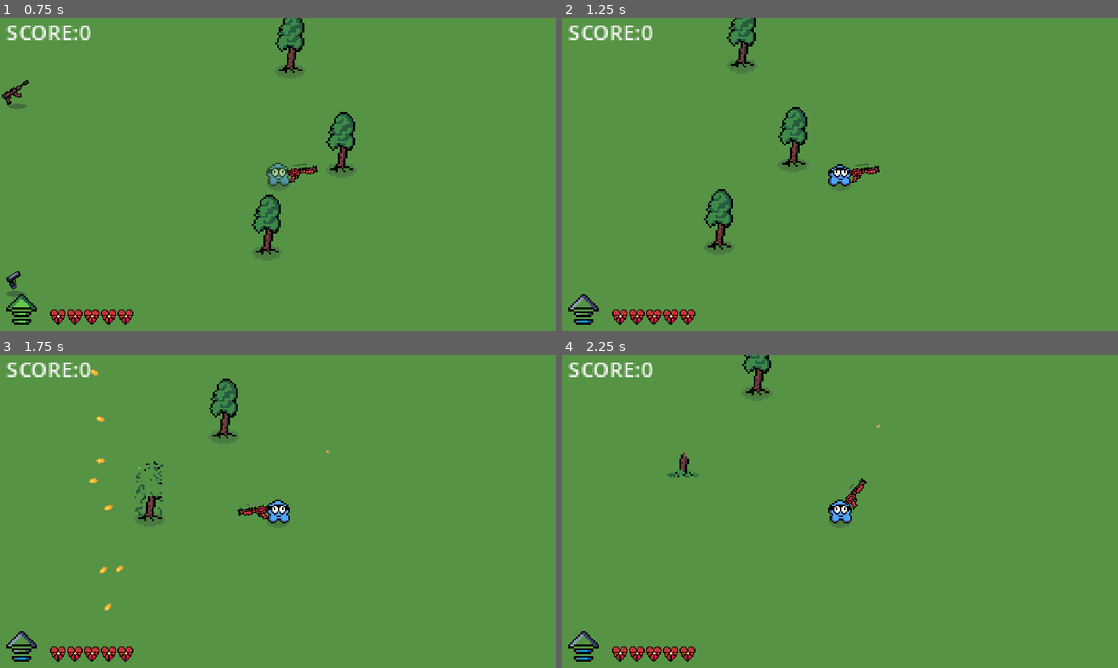
Above: before the commit, frames 1-4 (two rows, left to right).
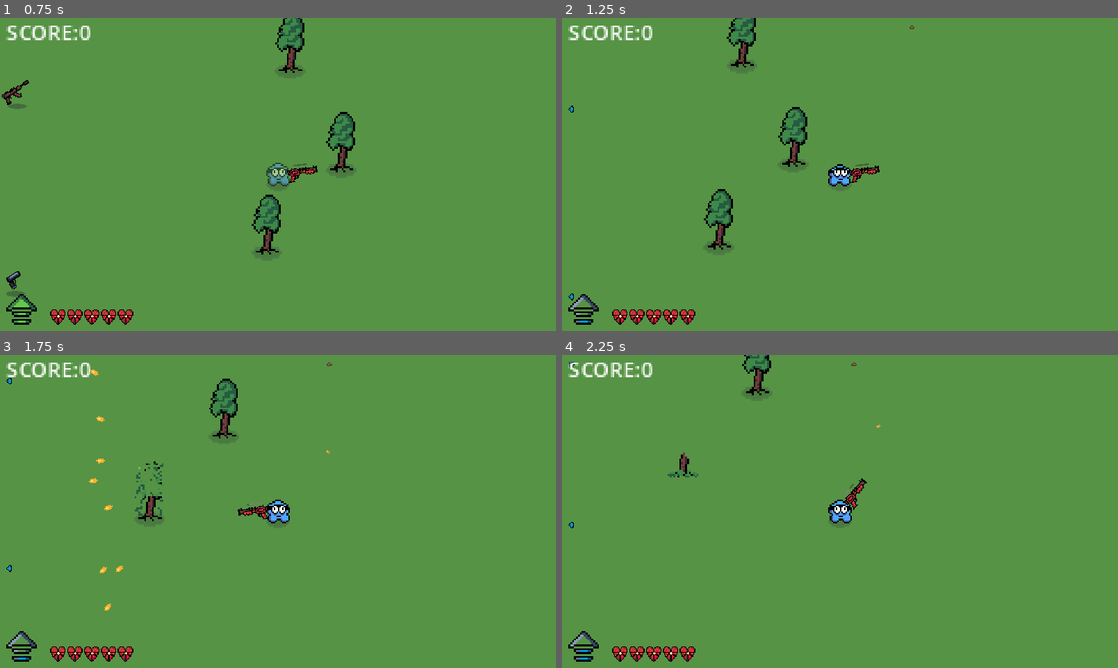
Above: after the commit, the same moments.

Repository: MicCode/zbra-survivors
Game: Godot game, scene res://game.tscn
Two runs of this game, one before a commit and one after it. Both use one fixed random seed, a clock stepped at 60 frames per second and the inputs below.
Inputs (mouse positions are in pixels of both pictures, inside the frame that each line leads up to):
- Up to frame 1 (0.75 s): move the mouse to (400, 158) at 0.52 s; hold D (move_right) from 0.53 s (still down); hold Space (dash) from 0.53 s (still down)
- Up to frame 2 (1.25 s): keep holding D (move_right); keep holding Space (dash)
- Up to frame 3 (1.75 s): move the mouse to (166, 527) at 1.27 s; release D (move_right) at 1.28 s; release Space (dash) at 1.28 s; hold S (move_down) from 1.28 s (still down); click (166, 527) at 1.35 s
- Up to frame 4 (2.25 s): move the mouse to (895, 442) at 2.02 s; release S (move_down) at 2.03 s; hold D (move_right) from 2.03 s (still down); hold E (grab) from 2.03 s (still down)

Frame 1 is identical in both runs. In frame 2, less than 0.1% of the frame differs, in the area x 1-64%, y 2-91%; in frame 3, less than 0.1%, in the area x 1-60%, y 2-70%; in frame 4, less than 0.1%.

Commit message:
feat: adde location markers on screen edges to indicate entities directions

Diff:
--- a/ennemies/ennemy.tscn
+++ b/ennemies/ennemy.tscn
@@ -8,6 +8,7 @@
 [ext_resource type="PackedScene" uid="uid://cl0vk4malih5v" path="res://ui/health_bar.tscn" id="6_o0wmw"]
 [ext_resource type="AudioStream" uid="uid://l15ytlqmk1ww" path="res://sounds/hit.wav" id="7_idycx"]
 [ext_resource type="AudioStream" uid="uid://dwl6iltdmm7be" path="res://sounds/meow.mp3" id="8_mtw3n"]
+[ext_resource type="PackedScene" uid="uid://dde4kdtsev4lf" path="res://ui/location_marker.tscn" id="9_elh1f"]
 
 [sub_resource type="AtlasTexture" id="AtlasTexture_45qg2"]
 atlas = ExtResource("3_qem7r")
@@ -116,5 +117,11 @@
 volume_db = 15.0
 pitch_scale = 0.8
 
+[node name="LocationMarker" parent="." instance=ExtResource("9_elh1f")]
+position = Vector2(0, 5.5)
+color = 2
+opacity = 0.5
+sprite_scale = 0.75
+
 [connection signal="depleted" from="Health" to="." method="_on_health_depleted"]
 [connection signal="timeout" from="DeathTimer" to="." method="_on_death_timer_timeout"]
--- a/equipment/collectible_item.tscn
+++ b/equipment/collectible_item.tscn
@@ -1,7 +1,8 @@
-[gd_scene load_steps=6 format=3 uid="uid://dpqk78rbe30jr"]
+[gd_scene load_steps=7 format=3 uid="uid://dpqk78rbe30jr"]
 
 [ext_resource type="Script" path="res://equipment/collectible_item.gd" id="1_pakd1"]
 [ext_resource type="Texture2D" uid="uid://dwuk1wotf6y50" path="res://sprites/shadow.png" id="2_l5uqt"]
+[ext_resource type="PackedScene" uid="uid://dde4kdtsev4lf" path="res://ui/location_marker.tscn" id="3_1l5bh"]
 
 [sub_resource type="CircleShape2D" id="CircleShape2D_5qasv"]
 radius = 16.0
@@ -67,3 +68,5 @@
 position = Vector2(0.5, 10.5)
 scale = Vector2(1.21875, 0.75)
 texture = ExtResource("2_l5uqt")
+
+[node name="LocationMarker" parent="." instance=ExtResource("3_1l5bh")]
--- /dev/null
+++ b/ui/location_marker.gd
@@ -0,0 +1,94 @@
+extends Node2D
+class_name LocationMarker
+
+@export var color: MarkerColors = MarkerColors.BLUE
+@export var opacity: float = 1.0
+@export var sprite_scale: float = 1.0
+
+enum MarkerColors {
+	BLUE,
+	GREEN,
+	RED
+}
+enum XDirections {
+	RIGHT,
+	CENTER_X,
+	LEFT
+}
+enum YDirections {
+	TOP,
+	CENTER_Y,
+	BOTTOM
+}
+const MARKER_PADDING = 20.0 # distance from nearest screen border (inside screen)
+
+func _ready() -> void:
+	%LocationMarker.modulate.a = opacity
+	%LocationMarker.scale = Vector2(sprite_scale, sprite_scale)
+	match color:
+		MarkerColors.RED: %LocationMarker.texture = load("res://sprites/arrow-red.png")
+		MarkerColors.GREEN: %LocationMarker.texture = load("res://sprites/arrow-green.png")
+		_: %LocationMarker.texture = load("res://sprites/arrow-blue.png")
+
+func _process(_delta: float) -> void:
+	if %ScreenNotifier.is_on_screen():
+		%LocationMarker.hide()
+	else:
+		update_maker_location()
+		%LocationMarker.show()
+
+func update_maker_location():
+	var ctrans = get_canvas_transform()
+	var view_size = get_viewport_rect().size / ctrans.get_scale()
+
+	var bottom_left = (-ctrans.get_origin() / ctrans.get_scale())
+	var top_right = bottom_left + view_size
+
+	var x = global_position.x
+	var y = global_position.y
+
+	var marker_x = 0.0
+	var x_direction: XDirections
+	var y_direction: YDirections
+
+	if x < bottom_left.x + MARKER_PADDING:
+		marker_x = bottom_left.x + MARKER_PADDING
+		x_direction = XDirections.LEFT
+	elif x > top_right.x - MARKER_PADDING:
+		marker_x = top_right.x - MARKER_PADDING
+		x_direction = XDirections.RIGHT
+	else:
+		marker_x = x
+		x_direction = XDirections.CENTER_X
+
+	var marker_y = 0.0
+	if y < bottom_left.y + MARKER_PADDING:
+		marker_y = bottom_left.y + MARKER_PADDING
+		y_direction = YDirections.TOP
+	elif y > top_right.y - MARKER_PADDING:
+		marker_y = top_right.y - MARKER_PADDING
+		y_direction = YDirections.BOTTOM
+	else:
+		marker_y = y
+		y_direction = YDirections.CENTER_Y
+
+	%LocationMarker.global_position = Vector2(marker_x, marker_y)
+	%LocationMarker.global_rotation = get_directional_rotation(x_direction, y_direction)
+
+func get_directional_rotation(x_direction: XDirections, y_direction: YDirections) -> float:
+	match x_direction:
+		XDirections.LEFT:
+			match y_direction:
+				YDirections.TOP: return deg_to_rad(-45.0)
+				YDirections.BOTTOM: return deg_to_rad(-135.0)
+				_: return deg_to_rad(-90.0)
+		XDirections.RIGHT:
+			match y_direction:
+				YDirections.TOP: return deg_to_rad(45.0)
+				YDirections.BOTTOM: return deg_to_rad(135.0)
+				_: return deg_to_rad(90.0)
+		_:
+			match y_direction:
+				YDirections.TOP: return deg_to_rad(0.0)
+				YDirections.BOTTOM: return deg_to_rad(180.0)
+				_: return deg_to_rad(0.0)
--- /dev/null
+++ b/ui/location_marker.tscn
@@ -0,0 +1,18 @@
+[gd_scene load_steps=3 format=3 uid="uid://dde4kdtsev4lf"]
+
+[ext_resource type="Script" path="res://ui/location_marker.gd" id="1_l32qi"]
+[ext_resource type="Texture2D" uid="uid://bbjtcm8fgwkmw" path="res://sprites/arrow-blue.png" id="1_ubs04"]
+
+[node name="LocationMarker" type="Node2D"]
+position = Vector2(0, 22)
+script = ExtResource("1_l32qi")
+
+[node name="ScreenNotifier" type="VisibleOnScreenNotifier2D" parent="."]
+unique_name_in_owner = true
+modulate = Color(1, 1, 1, 0.443137)
+position = Vector2(0, -22)
+
+[node name="LocationMarker" type="Sprite2D" parent="."]
+unique_name_in_owner = true
+visible = false
+texture = ExtResource("1_ubs04")
Not shown: 1 places in ennemies/ennemy.tscn that only renumber resources
Binary file added: sprites/arrow-blue.png
Not shown, added: sprites/arrow-blue.png.import
Binary file added: sprites/arrow-green.png
Not shown, added: sprites/arrow-green.png.import
Binary file added: sprites/arrow-red.png
Not shown, added: sprites/arrow-red.png.import
